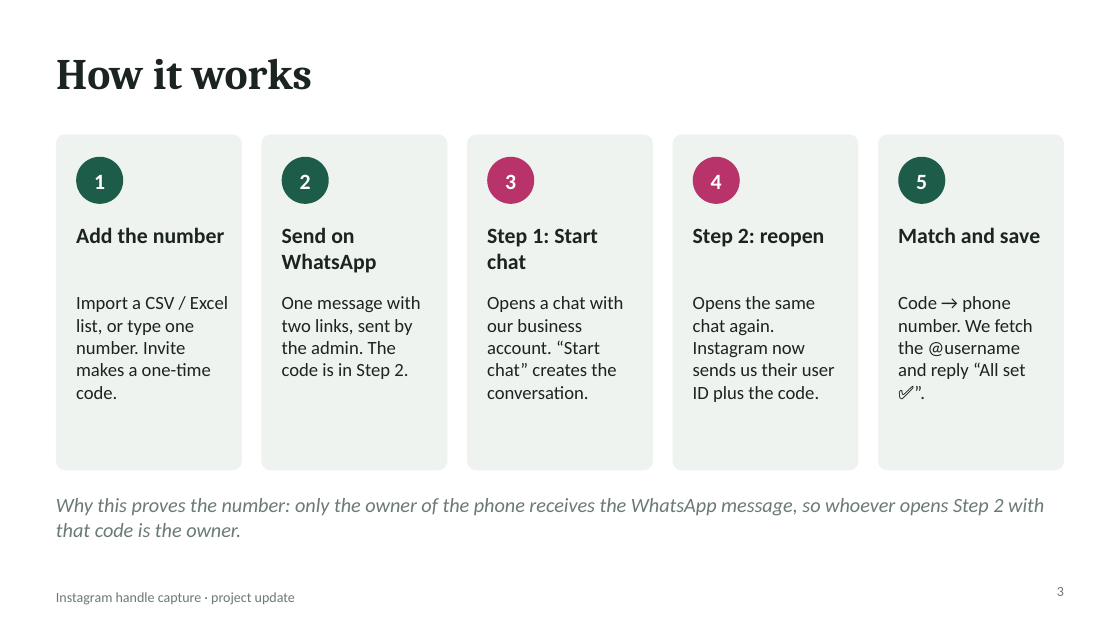
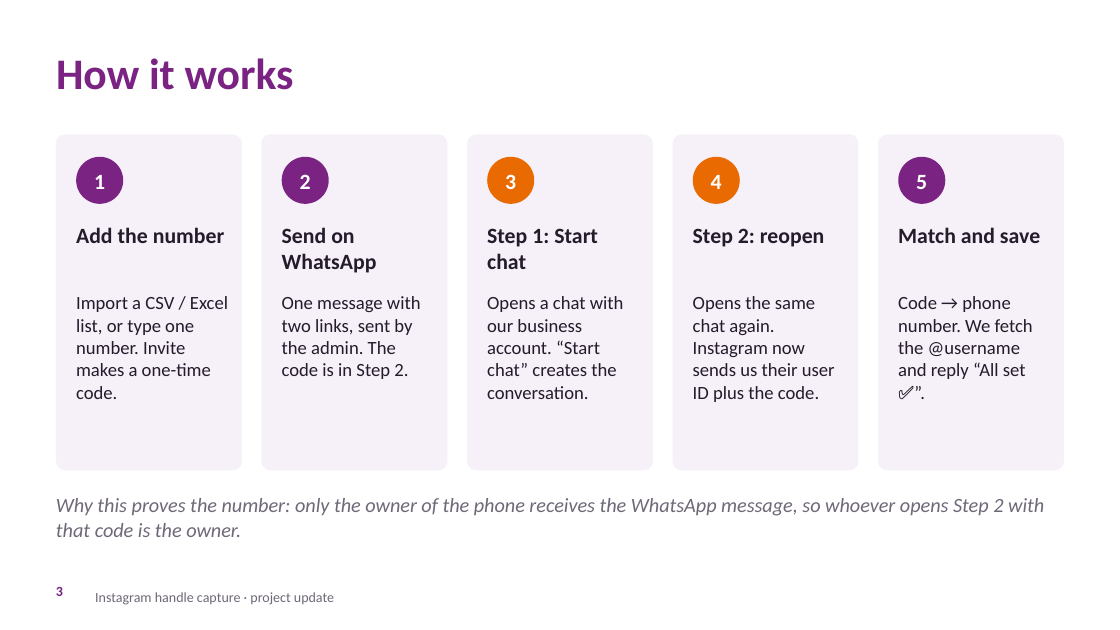
Before and after one commit to blackhorse2807/IG-handle, a slide deck: slide 3 of Instagram-Handle-Capture-Full-Update.pptx. Drawn at 1120x630 pixels with LibreOffice and Linux fonts; fonts in the diff are those of the drawing; background and template pictures are left out. Boxes give left, top, right and bottom in pixels: in the first picture for what was removed or moved away, otherwise in the second. Text is boxed around its words. In the diff, an @@ line names an element or a change of style, - is before the commit and + after.

```diff
--- a/Instagram-Handle-Capture-Full-Update.pptx
+++ b/Instagram-Handle-Capture-Full-Update.pptx
@@ title "How it works" at (56, 58, 294, 90): font Cambria to Calibri, text colour #1B2420 to #7A2383 @@
@@ fill #EEF3F0 to #F6F0F9 in 5 elements at (56, 134, 242, 470), (261, 134, 447, 470), (467, 134, 653, 470), (672, 134, 858, 470), (878, 134, 1064, 470) @@
@@ ellipse at (487, 157, 534, 204): fill #B8336A to #E86A00 @@
@@ ellipse at (692, 157, 739, 204): fill #B8336A to #E86A00 @@
@@ fill #1D5C48 to #7A2383 in 3 elements at (76, 157, 123, 204), (282, 157, 329, 204), (898, 157, 945, 204) @@
@@ text "Why this proves the number: ..." at (56, 498, 1044, 537): text colour #6B7A74 to #6F6878 @@
@@ page number: place and size @@
-page number at (1057, 587, 1064, 596)
+page number at (56, 587, 63, 596)
@@ page number at (56, 587, 63, 596): text colour #6B7A74 to #7A2383, bold on; alignment right to left @@
@@ text "Instagram handle capture · project ..." at (95, 592, 334, 605): text colour #6B7A74 to #6F6878 @@
@@ text "Instagram handle capture · project ...": place and size @@
-text "Instagram handle capture · project ..." at (56, 592, 295, 605)
+text "Instagram handle capture · project ..." at (95, 592, 334, 605)
```
Also in this commit, not shown: 8 other slides changed, 1 other file.
